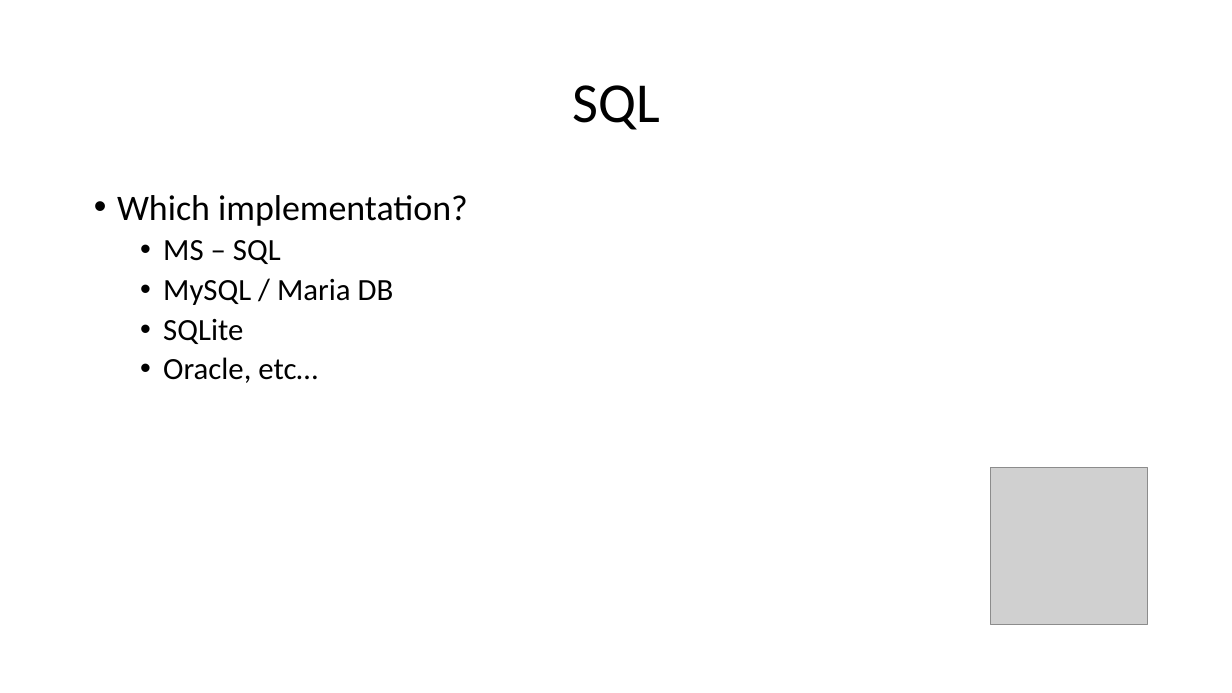
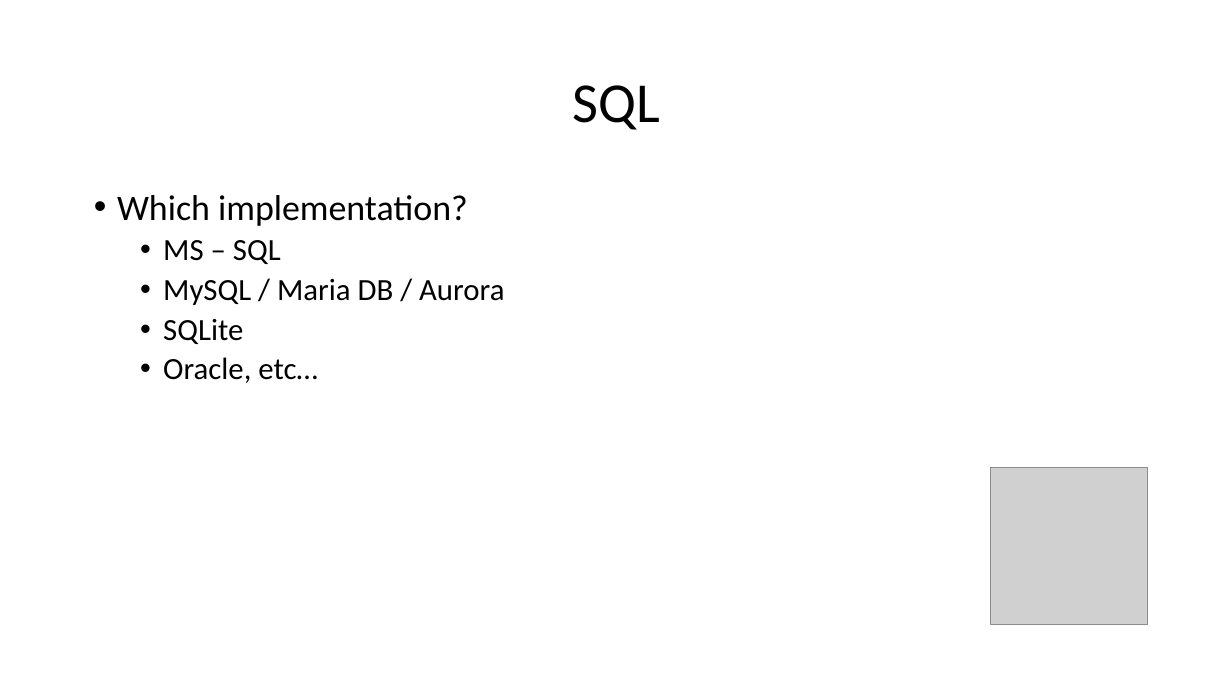
Before and after one commit to wilkotom/python_examples, a slide deck: slide 6 of Python Level 2/Lesson 8/Session 8.pptx. Drawn at 1232x693 pixels with LibreOffice and Linux fonts; fonts in the diff are those of the drawing; grey boxes stand for pictures. Boxes give left, top, right and bottom in pixels: in the first picture for what was removed or moved away, otherwise in the second. Text is boxed around its words. In the diff, an @@ line names an element or a change of style, - is before the commit and + after.

```diff
--- a/Python Level 2/Lesson 8/Session 8.pptx
+++ b/Python Level 2/Lesson 8/Session 8.pptx
@@ text at bbox=[163, 279, 504, 305]: text changed @@
-  • MySQL / Maria DB
+  • MySQL / Maria DB / Aurora
```
Also in this commit, not shown: 1 other slide changed.
